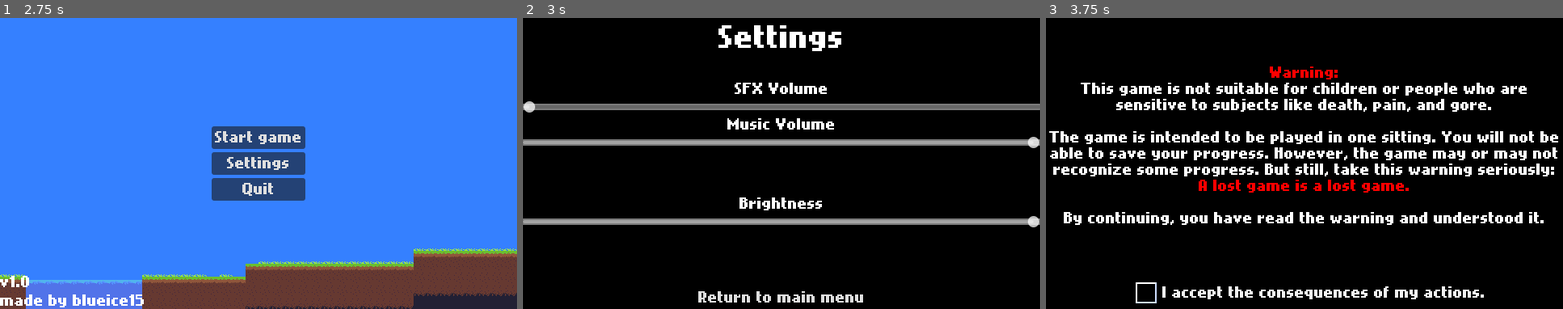
Above: before the commit, frames 1-3 (left to right).
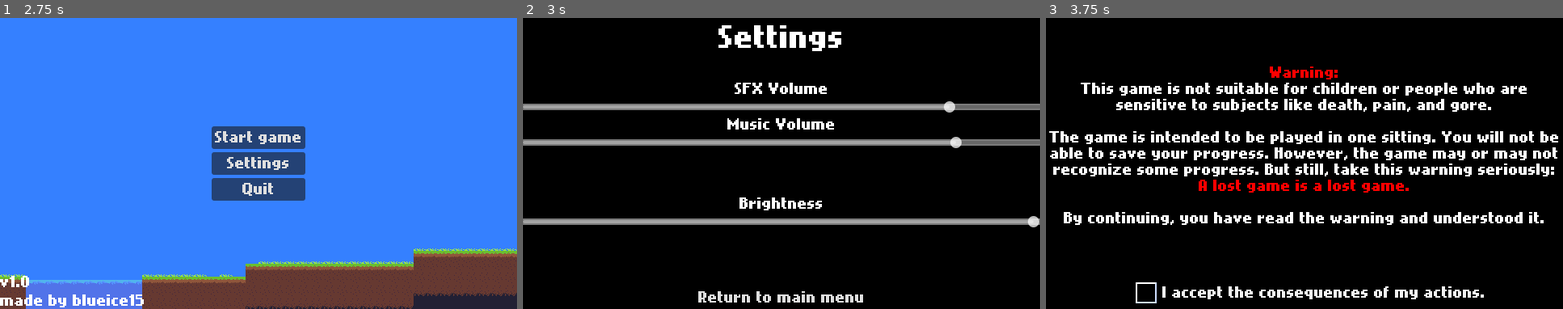
Above: after the commit, the same moments.

Repository: mrxbox1/skg-jam
Game: Godot game, scene res://scenes/mainmenu.tscn
The game is run twice, just before and just after one commit, with the same random seed, the same clock (stepped at 60 frames per second) and the same inputs.
Inputs:
- Up to frame 1 (2.75 s): click "Start game" at 0.5 s; click "Start game" at 1.25 s; click "I accept the consequences of …" at 2 s
- Up to frame 2 (3 s): click "Settings" at 2.75 s
- Up to frame 3 (3.75 s): click "Return to main menu" at 3.5 s

Frame 1 is identical in both runs. In frame 2, 1.3% of the frame differs, in the area x 0-100%, y 28-45%; in frame 3, nothing differs.

Commit message:
preference.ceol exists now

Diff:
--- a/preferences.cfg
+++ b/preferences.cfg
@@ -1,5 +1,5 @@
 [PREFERENCES]
 
-SFX=-72.0
-MUSIC=0.0
+SFX=-12.0
+MUSIC=-11.0
 BRIGHTNESS=100.0
--- a/scenes/settings.tscn
+++ b/scenes/settings.tscn
@@ -1,7 +1,9 @@
-[gd_scene load_steps=4 format=3 uid="uid://bnm0oq23wr2mh"]
+[gd_scene load_steps=6 format=3 uid="uid://bnm0oq23wr2mh"]
 
 [ext_resource type="Theme" uid="uid://b6jf8omhgvl46" path="res://scenes/default_theme.tres" id="1_5p8wc"]
 [ext_resource type="Script" uid="uid://br5smb5jq6p0" path="res://scripts/settingsave.gd" id="2_r6d6q"]
+[ext_resource type="AudioStream" uid="uid://xplpwg61w8lw" path="res://assets/preference_sfx.wav" id="3_f4mfi"]
+[ext_resource type="AudioStream" uid="uid://0hbi6uqdrwxo" path="res://assets/preference_music.wav" id="4_es4n0"]
 
 [sub_resource type="LabelSettings" id="LabelSettings_r6d6q"]
 font_size = 32
@@ -99,4 +101,14 @@
 music = NodePath("../VBoxContainer/Music")
 brightness = NodePath("../VBoxContainer2/Brightness")
 
+[node name="PreferenceSFX" type="AudioStreamPlayer" parent="."]
+stream = ExtResource("3_f4mfi")
+autoplay = true
+bus = &"SFX"
+
+[node name="PreferenceMusic" type="AudioStreamPlayer" parent="."]
+stream = ExtResource("4_es4n0")
+autoplay = true
+bus = &"Music"
+
 [connection signal="pressed" from="Button" to="Button" method="_on_pressed"]
--- a/scripts/settingsave.gd
+++ b/scripts/settingsave.gd
@@ -9,6 +9,9 @@
 	music.value = SceneManager.pref_music
 	brightness.value = SceneManager.pref_brightness
 
+func _process(delta: float) -> void:
+	SceneManager.save_settings(sfx.value, music.value, brightness.value)
+
 func _on_pressed() -> void:
 	SceneManager.save_settings(sfx.value, music.value, brightness.value)
 	SceneManager.goto_mainmenu()
Not shown, added: assets/preference_music.wav.import
Not shown, added: assets/preference_sfx.wav.import
Not shown, added: assets/preference.ceol
Not shown, added: assets/preference_music.wav
Not shown, added: assets/preference_sfx.wav
